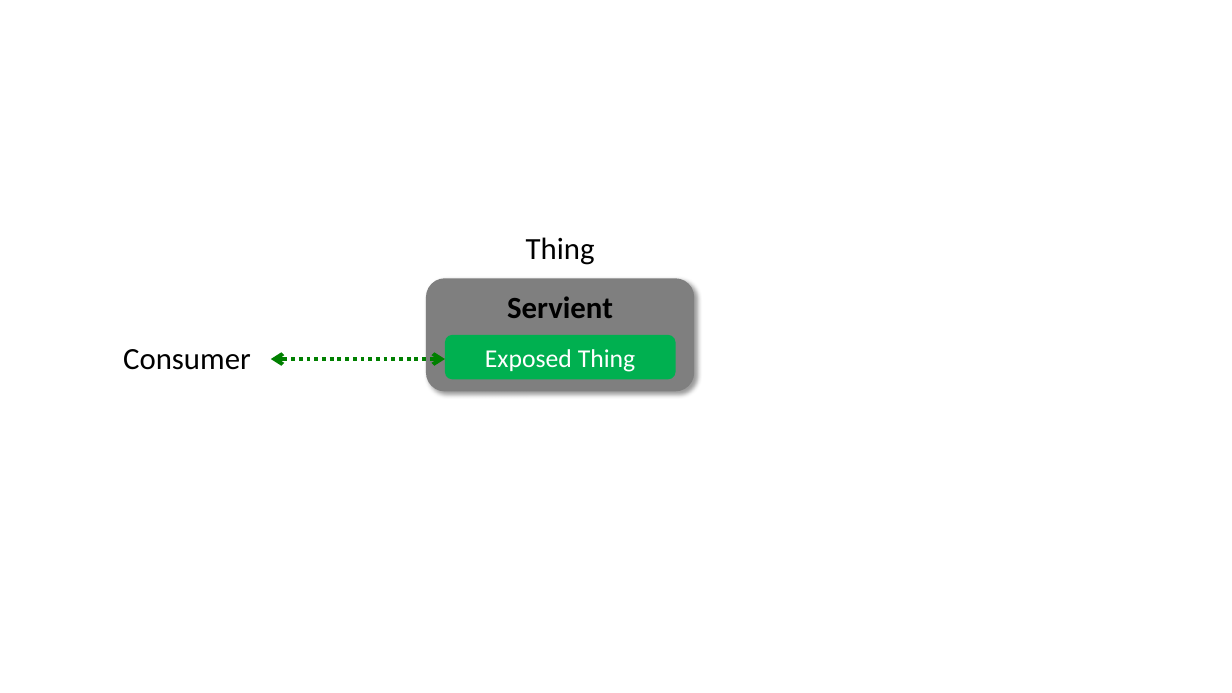
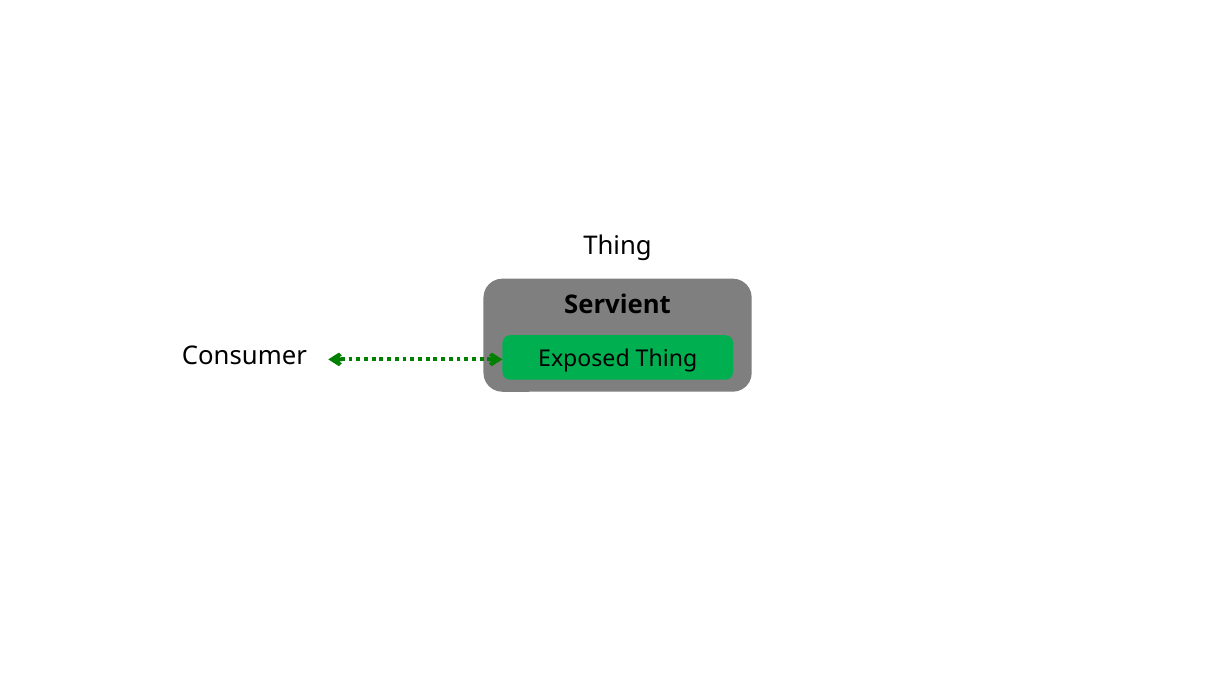
Before and after one commit to w3c/wot-architecture, a slide deck: slide 6 of images/architecture/arch-cr.pptx. Drawn at 1232x693 pixels with LibreOffice and Linux fonts; fonts in the diff are those of the drawing. Boxes give left, top, right and bottom in pixels: in the first picture for what was removed or moved away, otherwise in the second. Text is boxed around its words. In the diff, an @@ line names an element or a change of style, - is before the commit and + after.

```diff
--- a/images/architecture/arch-cr.pptx
+++ b/images/architecture/arch-cr.pptx
@@ text "Thing" at (x1=583, y1=234, x2=651, y2=260): size 24 to 20 pt, font Calibri to Noto Sans @@
@@ text "Thing" moved from (x1=526, y1=237, x2=595, y2=265) to (x1=583, y1=234, x2=651, y2=260) @@
@@ rounded rectangle "Servient" moved from (x1=426, y1=278, x2=694, y2=391) to (x1=483, y1=279, x2=751, y2=392) @@
@@ rounded rectangle "Servient" at (x1=483, y1=279, x2=751, y2=392): size 24 to 20 pt, font Calibri to Noto Sans; shadow off @@
@@ text "Consumer" moved from (x1=123, y1=349, x2=251, y2=370) to (x1=182, y1=345, x2=307, y2=365) @@
@@ text "Consumer" at (x1=182, y1=345, x2=307, y2=365): size 24 to 20 pt, font Calibri to Noto Sans @@
@@ rounded rectangle "Exposed Thing" moved from (x1=445, y1=335, x2=677, y2=379) to (x1=503, y1=335, x2=734, y2=380) @@
@@ rounded rectangle "Exposed Thing" at (x1=503, y1=335, x2=734, y2=380): size 20 to 18 pt, font Calibri to Noto Sans, text colour #FFFFFF to #000000 @@
@@ double arrow moved from (271, 360) - (445, 360) to (328, 360) - (503, 360) @@
```
Also in this commit, not shown: 8 other slides changed, 1 slide added, 2 slides removed, 11 other files.
